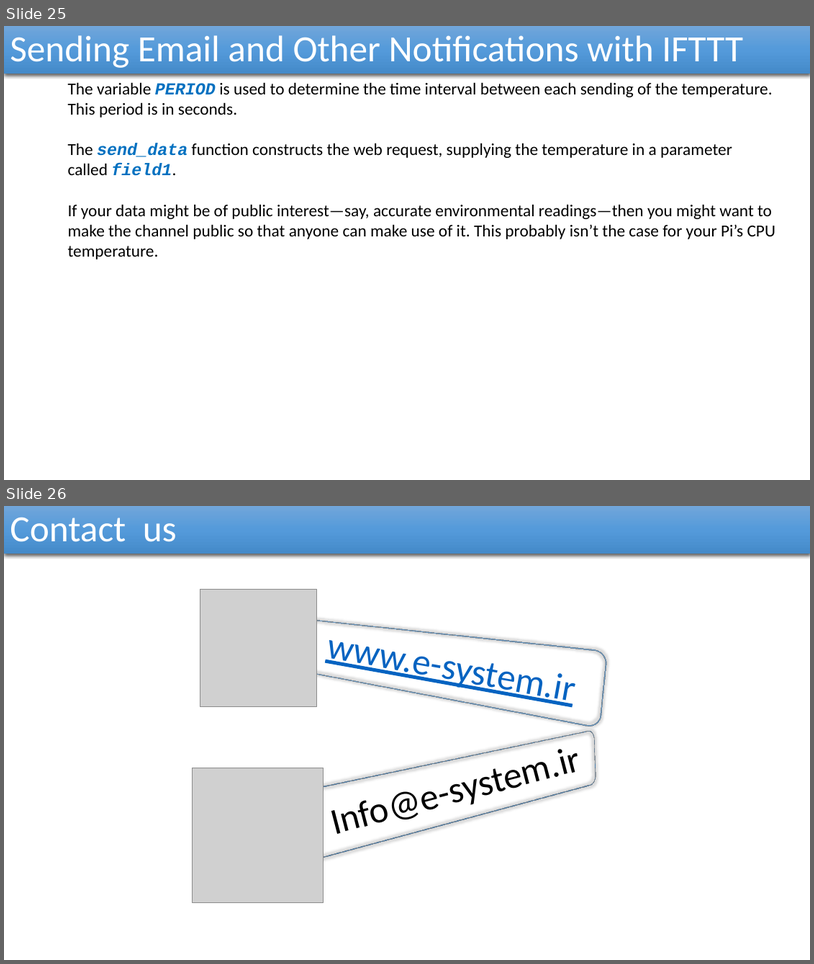
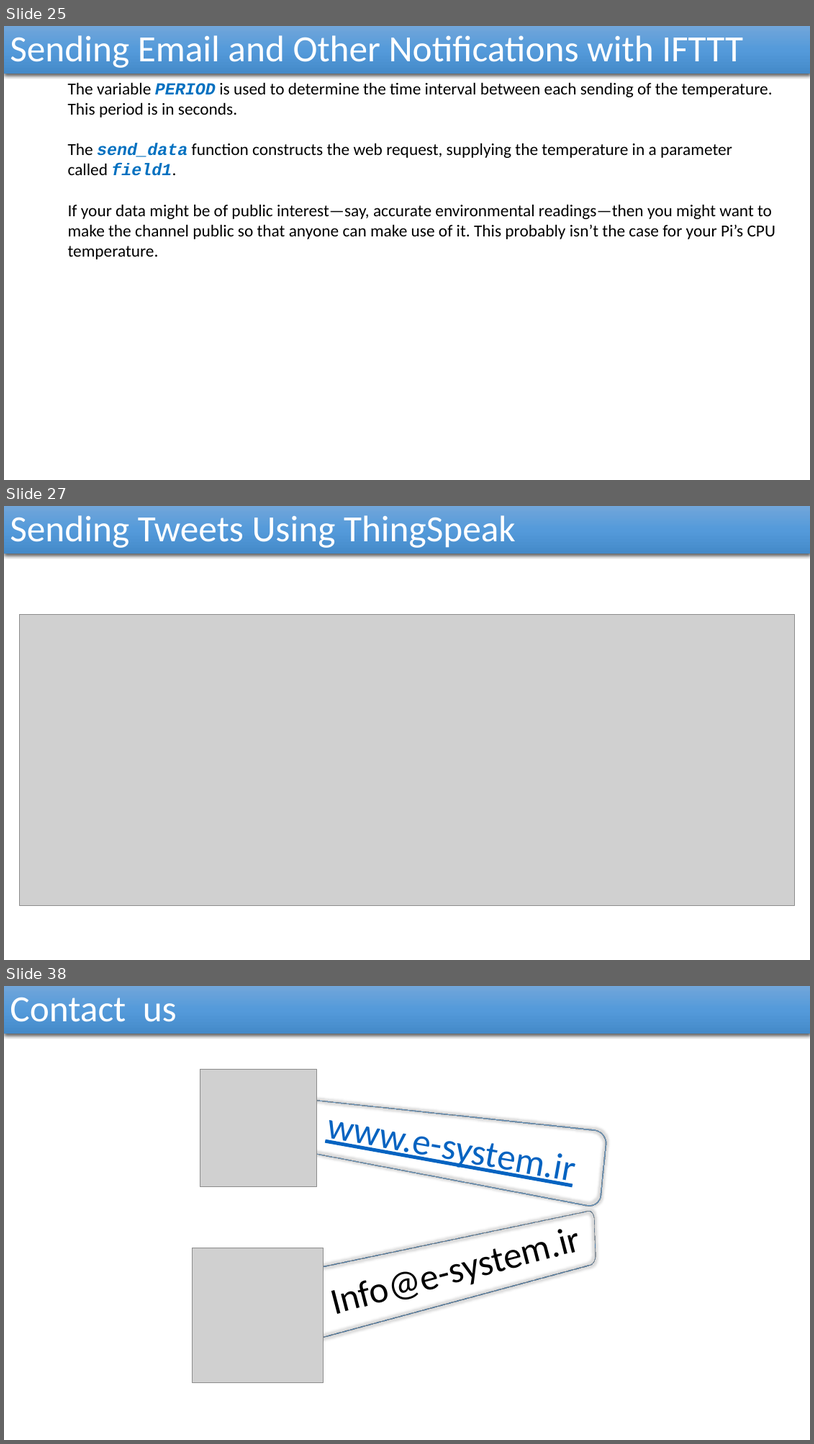
Before and after one commit to reza-arjmandi/rpi-course, a slide deck: session6/presentation/Internet Of Things.pptx. Shown one above the other, each under a label of ours: slides 25 and 26 before the commit, slides 25, 27 and 38 after it; the slides between them are not shown. The pictures are 814x964 and 814x1444 pixels, drawn with LibreOffice and Linux fonts; fonts in the diff are those of the drawing; grey boxes stand for pictures. Boxes give left, top, right and bottom in pixels: in the first picture for what was removed or moved away, otherwise in the second. Text is boxed around its words. In the diff, an @@ line names an element or a change of style, - is before the commit and + after.

```diff
--- a/session6/presentation/Internet Of Things.pptx
+++ b/session6/presentation/Internet Of Things.pptx
@@ slide 27 added at box(4, 506, 810, 960), background #FFFFFF @@
@@ rectangle added at box(4, 506, 810, 554), fill gradient #71A6DB to #559BDB to #448ACA, 44 pt, text #FFFFFF @@
+Sending Tweets Using ThingSpeak
@@ picture added at box(20, 614, 795, 906) @@
@@ what was slide 26 is now slide 38 @@
```
Also in this commit, not shown: 11 other slides added.
